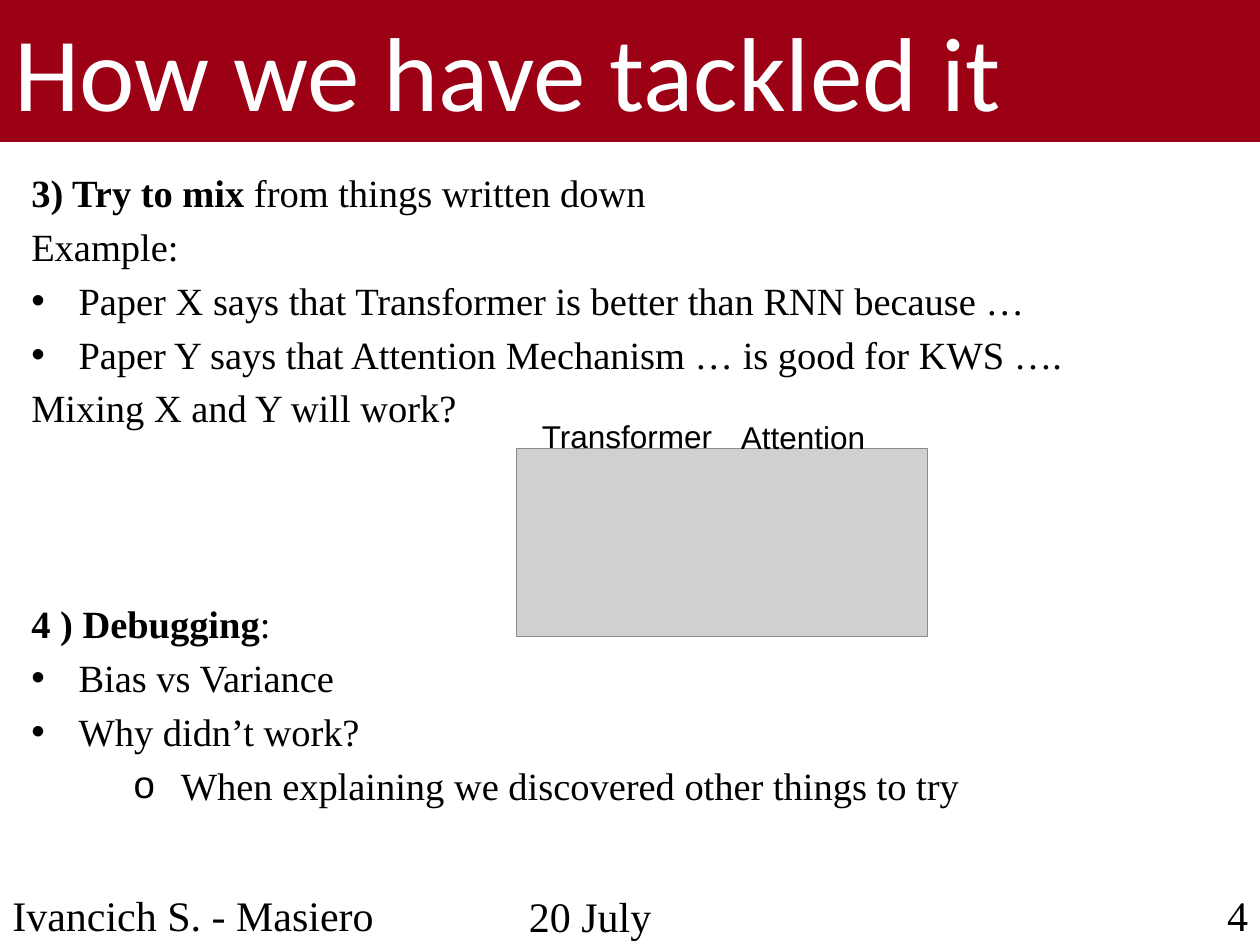
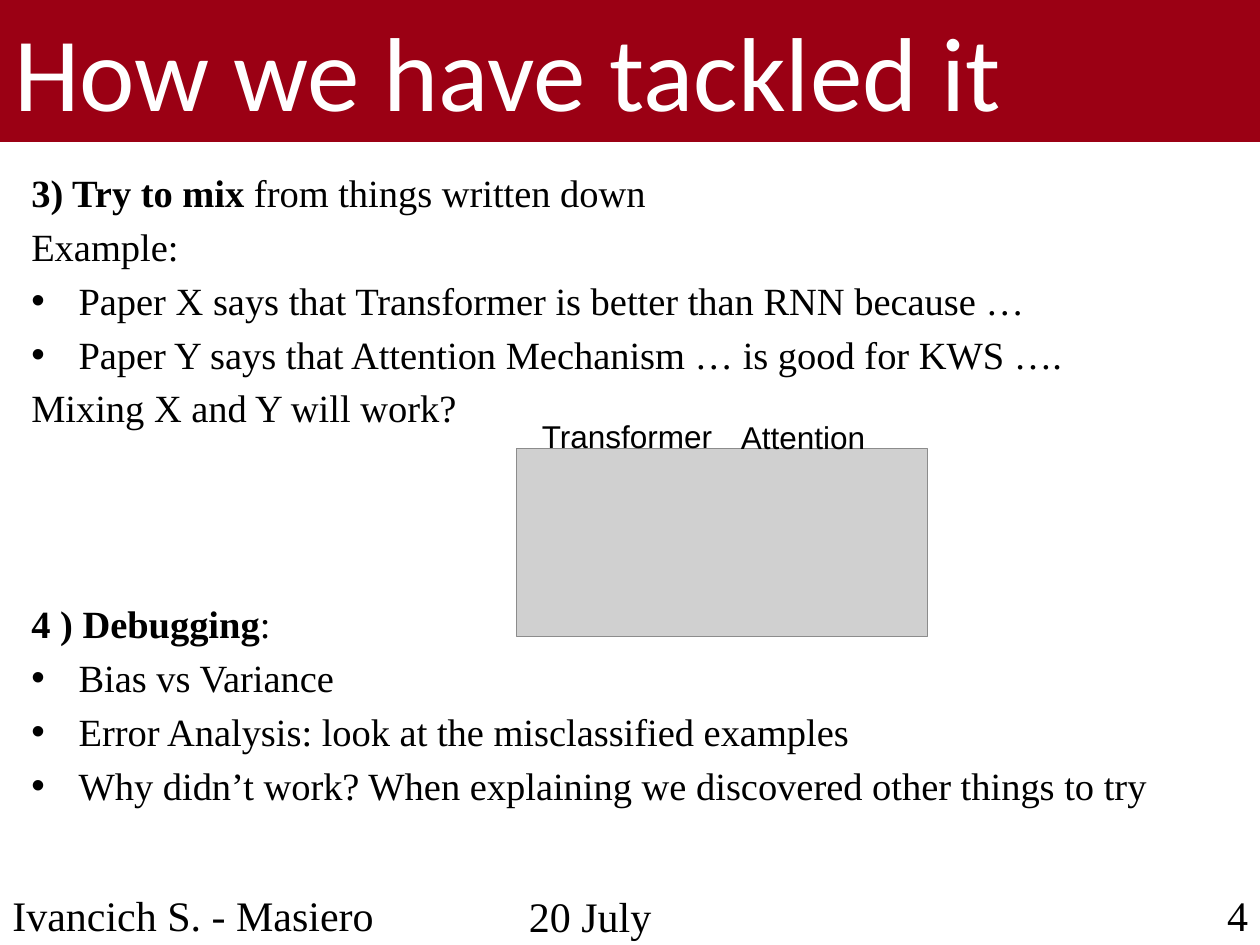
Before and after one commit to ivaste/KeyWordSpotting, a slide deck: slide 6 of Presentation/Presentation.pptx. Drawn at 1260x945 pixels with LibreOffice and Linux fonts; fonts in the diff are those of the drawing; grey boxes stand for pictures; background and template pictures are left out. Boxes give left, top, right and bottom in pixels: in the first picture for what was removed or moved away, otherwise in the second. Text is boxed around its words. In the diff, an @@ line names an element or a change of style, - is before the commit and + after.

```diff
--- a/Presentation/Presentation.pptx
+++ b/Presentation/Presentation.pptx
@@ text at <box>79,719,1147,808</box>: text changed @@
-• Why didn’t work?
-  o When explaining we discovered other things to try
+• Error Analysis: look at the misclassified examples
+• Why didn’t work? When explaining we discovered other things to try
```
Also in this commit, not shown: 3 other slides changed.
